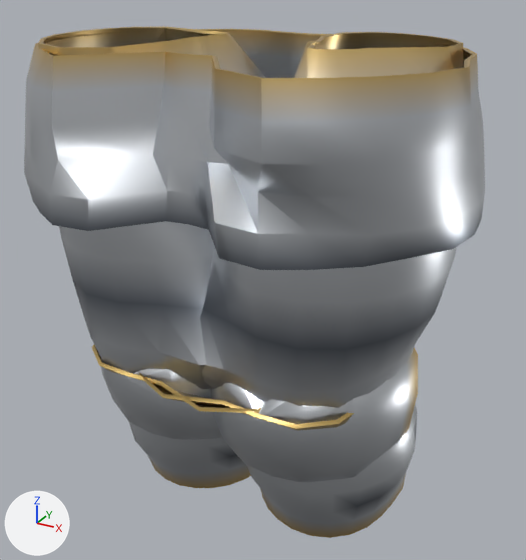
The glTF model assets_src/armor/kargan_1/heavy_b_legs.glb: old version first, new version second.
Both versions are drawn from a 50 mm lens placed at (0.517, -0.922, 1.144), pointed at (0.019, -0.017, 0.692). Every picture has the same lights, and +X, +Y and +Z are marked at lower left. The older version comes first. Vertices at exactly the same position are counted once.

The first picture shows 'heavy_b_legs'.
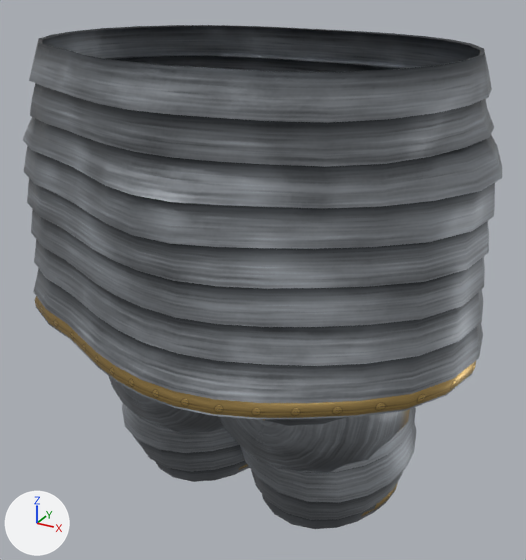
The change, as a list of edits to the scene's bpy script:
```text
Add mat_steel:
    mat_steel = bpy.data.materials.new('steel')
    # uses the picture img_steel_c_png
    # uses the picture img_steel_n_png
    # uses the picture img_steel_orm_png
Add mat_trim:
    mat_trim = bpy.data.materials.new('trim')
    # uses the picture img_trim_c_png
    # uses the picture img_trim_n_png
    # uses the picture img_trim_orm_png
Add mat_gold:
    mat_gold = bpy.data.materials.new('gold')
    mat_gold.use_nodes = True; mat_gold.node_tree.nodes.clear()
    _N = mat_gold.node_tree.nodes; _L = mat_gold.node_tree.links
    n0 = _N.new('ShaderNodeBsdfPrincipled'); n0.name = 'Principled BSDF'
    n0.inputs[1].default_value = 1.0  # 'Metallic'
    n0.inputs[2].default_value = 0.3  # 'Roughness'
    n1 = _N.new('ShaderNodeOutputMaterial'); n1.name = 'Material Output'
    n2 = _N.new('ShaderNodeVertexColor'); n2.name = 'Color Attribute'
    _L.new(n0.outputs[0], n1.inputs[0])  # 'BSDF' to 'Surface'
    _L.new(n2.outputs[0], n0.inputs[0])  # 'Color' to 'Base Color'
Change me_heavy_b_legs:
    remove me_heavy_b_legs.from_pydata(...)  # 1374 vertices, 2472 faces; spans x -0.33..0.338, y -0.294..0.211, z 0.296..1.046
    remove me_heavy_b_legs.materials.append(mat_metal)
    add me_heavy_b_legs.from_pydata(...)  # 2696 vertices, 4972 faces; spans x -0.358..0.36, y -0.306..0.231, z 0.318..1.045
    me_heavy_b_legs part 1: the loose piece of 256 vertices spanning x -0.33..0.338, y -0.294..0.211, z 0.83..1.04 is rebuilt with 960 vertices and now spans x -0.358..0.36, y -0.306..0.231, z 0.636..1.045, in mat_steel
    me_heavy_b_legs part 2: the loose piece of 220 vertices spanning x -0.266..0.127, y -0.223..0.176, z 0.296..0.603 is rebuilt with 462 vertices and now spans x -0.294..0.117, y -0.241..0.182, z 0.319..0.687, in mat_steel
    me_heavy_b_legs part 3: the loose piece of 220 vertices spanning x -0.123..0.267, y -0.22..0.176, z 0.296..0.603 is rebuilt with 462 vertices and now spans x -0.068..0.277, y -0.212..0.183, z 0.319..0.686, in mat_steel
    me_heavy_b_legs part 4: the loose piece of 97 vertices spanning x -0.056..0.265, y -0.199..0.047, z 0.419..0.665 is rebuilt with 141 vertices and now spans x -0.075..0.258, y -0.18..0.033, z 0.424..0.637, in mat_steel
    me_heavy_b_legs part 5: the loose piece of 97 vertices spanning x -0.264..0.056, y -0.199..0.045, z 0.419..0.662 is rebuilt with 141 vertices and now spans x -0.256..0.077, y -0.18..0.033, z 0.424..0.635, in mat_steel
    me_heavy_b_legs part 6: a new loose piece of 160 vertices spanning x -0.355..0.357, y -0.306..0.213, z 0.637..0.658, in mat_trim
    me_heavy_b_legs part 7: a new loose piece of 130 vertices spanning x -0.007..0.24, y -0.1..0.155, z 0.318..0.352, in mat_trim
    me_heavy_b_legs part 8: 484 vertices removed from x -0.308..0.311, y -0.222..0.169, z 0.495..1.046
    other edits to the shape of me_heavy_b_legs do not show in these pictures
    add me_heavy_b_legs.materials.append(mat_gold)
    add me_heavy_b_legs.materials.append(mat_steel)
    add me_heavy_b_legs.materials.append(mat_trim)
```

Changed parts and their boxes [x1, y1, x2, y2] in the pictures (526 x 560 px):
'heavy_b_legs', reshaped
    before: [24, 27, 485, 538]
    after: [23, 25, 502, 529]
part 1 of me_heavy_b_legs, rebuilt (63% taller)
    before: [24, 29, 485, 270]
    after: [23, 25, 502, 419]
part 2 of me_heavy_b_legs, rebuilt
    before: [92, 345, 261, 488]
    after: [122, 404, 250, 482]
part 3 of me_heavy_b_legs, rebuilt
    before: [139, 372, 417, 538]
    after: [240, 407, 416, 529]
part 4 of me_heavy_b_legs, rebuilt
    before: [211, 348, 418, 482]
    after: [218, 409, 410, 473]
part 5 of me_heavy_b_legs, rebuilt
    before: [101, 359, 222, 440]
    after: [109, 376, 225, 434]
part 6 of me_heavy_b_legs, added
    after: [35, 296, 476, 418]
part 7 of me_heavy_b_legs, added (mostly hidden)
    after: [362, 482, 398, 516]
part 8 of me_heavy_b_legs, deleted
    before: [38, 27, 463, 408]
